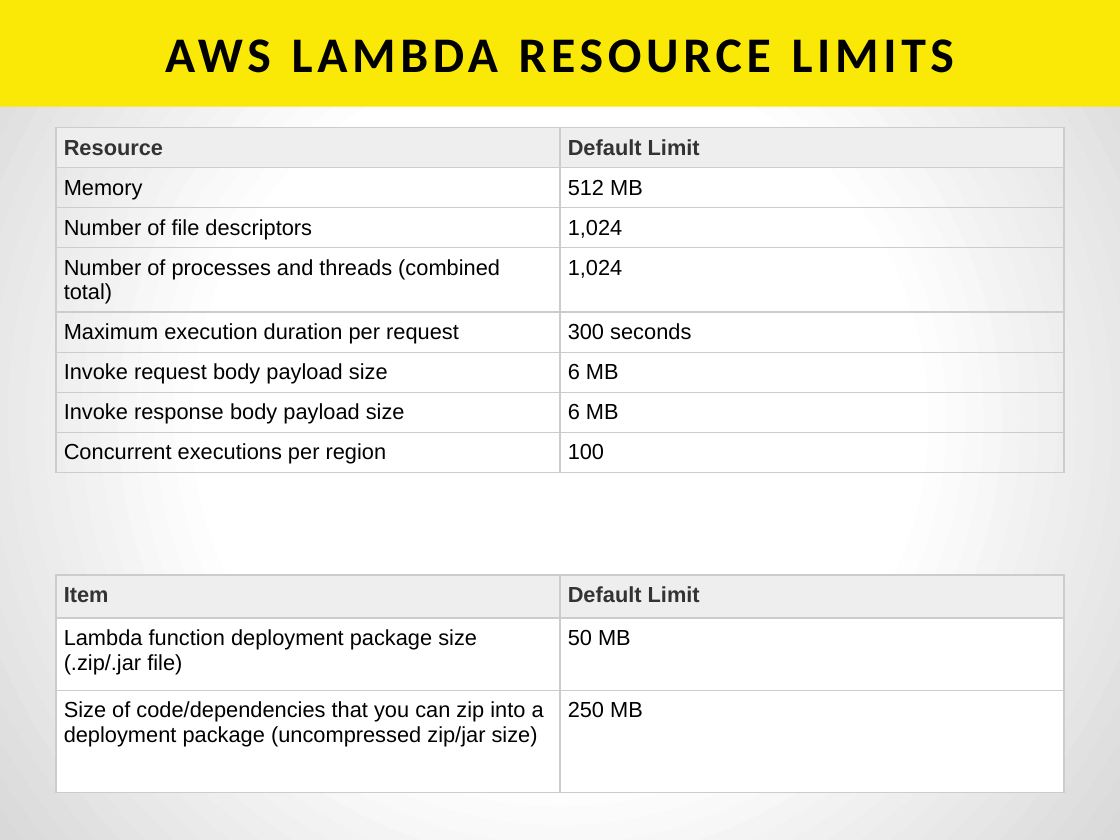
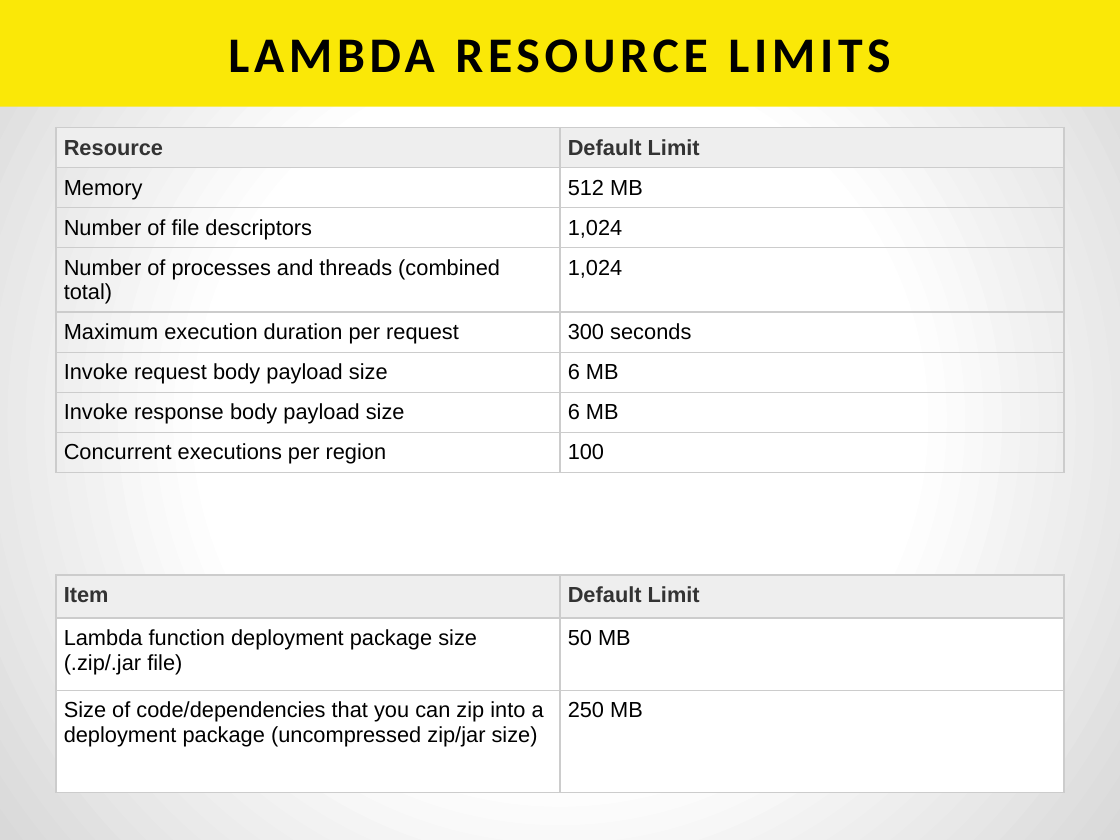
Before and after one commit to h2oai/h2o-tutorials, a slide deck: slide 17 of tutorials/aws-lambda-app/BuildingAnAppWithAWSLambda.pptx. Drawn at 1120x840 pixels with LibreOffice and Linux fonts; fonts in the diff are those of the drawing. Boxes give left, top, right and bottom in pixels: in the first picture for what was removed or moved away, otherwise in the second. Text is boxed around its words. In the diff, an @@ line names an element or a change of style, - is before the commit and + after.

```diff
--- a/tutorials/aws-lambda-app/BuildingAnAppWithAWSLambda.pptx
+++ b/tutorials/aws-lambda-app/BuildingAnAppWithAWSLambda.pptx
@@ title at (228, 39, 890, 73): text changed @@
-AWS LAMBDA RESOURCE LIMITS
+LAMBDA RESOURCE LIMITS
```
Also in this commit, not shown: 2 other slides changed, 1 other file.
